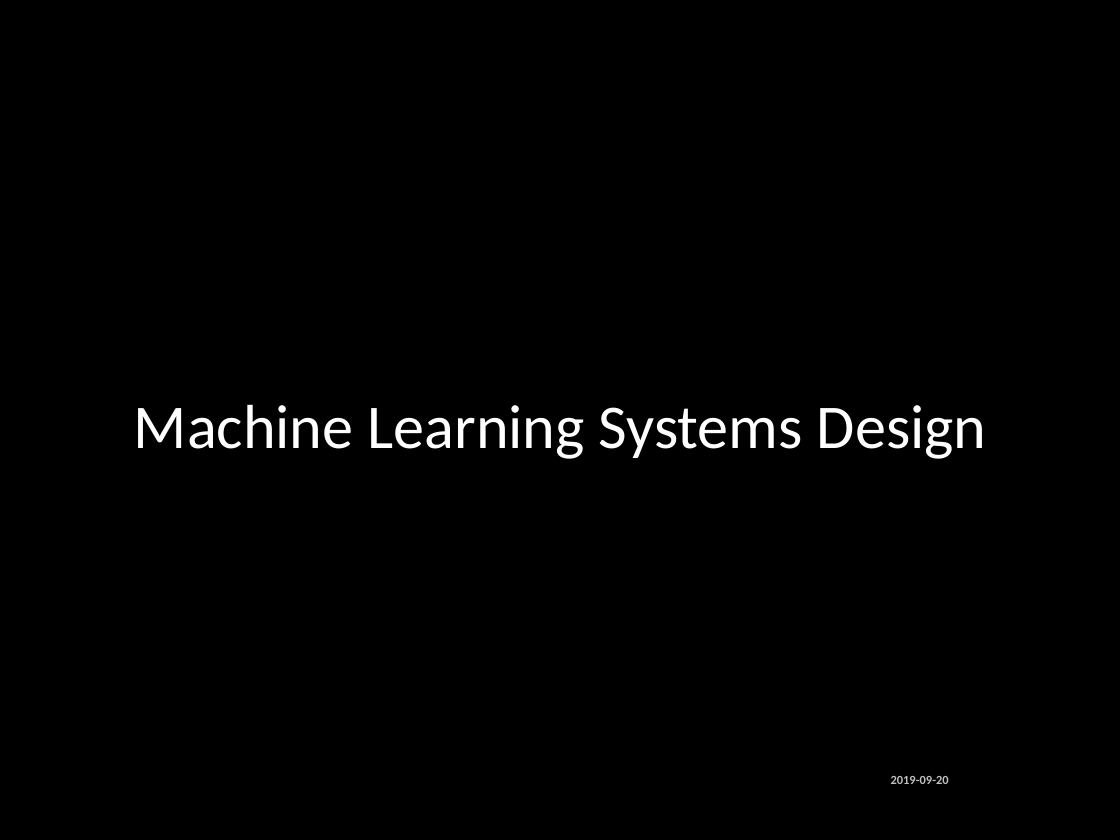
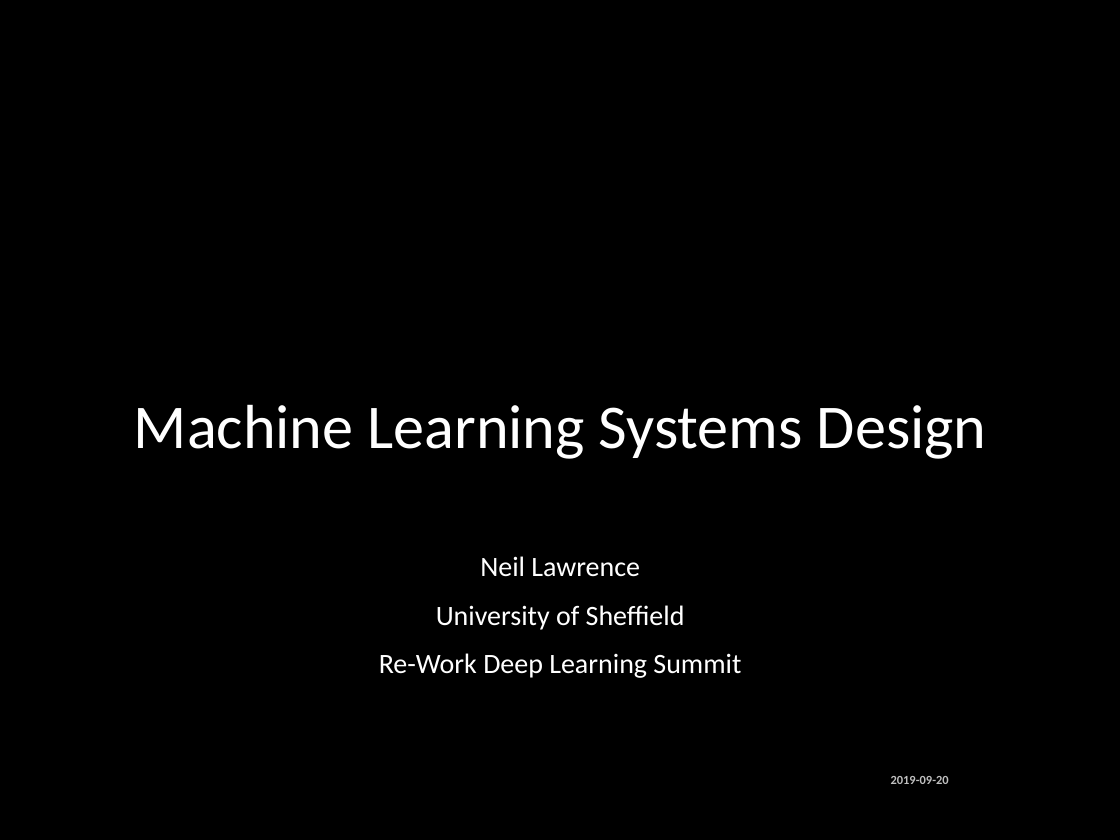
Before and after one commit to lawrennd/slides, a slide deck: slide 1 of 2019-09-20-machine-learning-systems-design.pptx. Drawn at 1120x840 pixels with LibreOffice and Linux fonts; fonts in the diff are those of the drawing. Boxes give left, top, right and bottom in pixels: in the first picture for what was removed or moved away, otherwise in the second. Text is boxed around its words. In the diff, an @@ line names an element or a change of style, - is before the commit and + after.

Commit message:
Update talks for deep learning summit.

```diff
--- a/2019-09-20-machine-learning-systems-design.pptx
+++ b/2019-09-20-machine-learning-systems-design.pptx
@@ subtitle added at (379,556,741,678), 18 pt, text gradient #FFFFFF to #BFBFBF @@
+Neil Lawrence
+University of Sheffield
+Re-Work Deep Learning Summit
```
Also in this commit, not shown: 1 other slide changed, 4 slides added, 19 slides removed.
